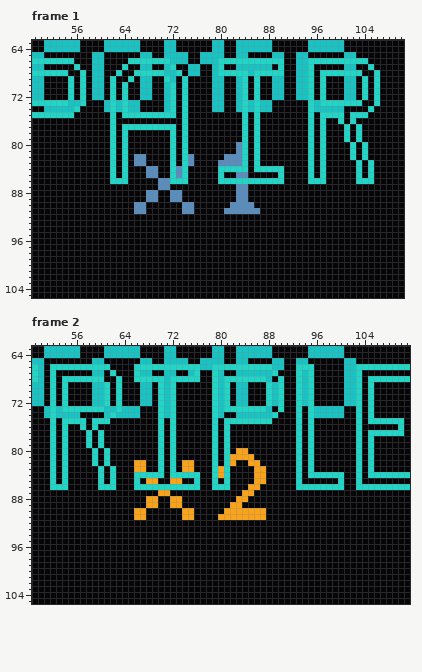
Edited in one commit: pixel-art file (aseprite/machine_neon_verison.aseprite). This is how it looked before the edit.
160x320 pixels, 19 frames. Colours within 5 levels of each other are drawn and written as one. Shown: frame 1: x 49..110, y 63..105; frame 2: x 49..111, y 63..105. The commit also changed other frames or places, which this record leaves out.
And afterwards:
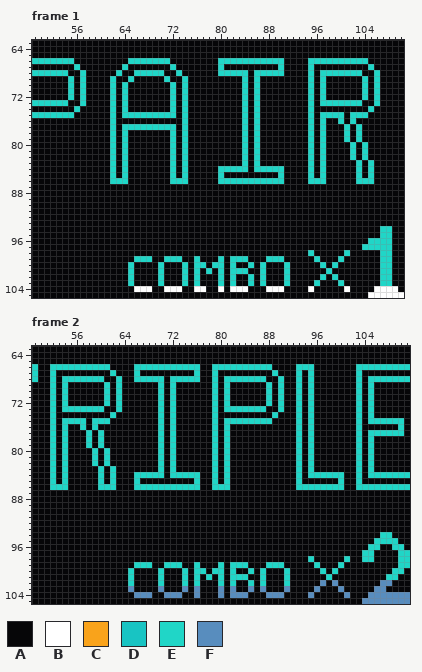
Palette (. is transparent): A #060608  B #ffffff  C #f9a31b  D #18c4c3  E #20d6c7  F #588dbe
From old to new:
Changed rows in their new state; - is an unchanged pixel.
Frame 1, layer "combo overlay":
first column x 49:
 63 --AAAAAA----AAAAAA----AA------AA--AAAAAA------AAAAAA--
 64 --AAAAAA----AAAAAA----AA------AA--AAAAAA------AAAAAA--
 65 AA--------AA------AA--AAAA--AAAA--AA----AA--AA------AA
 66 ----------AA-----------AAA--AAA-------------AA--------
 67 AA--------AA------AA--A---AA--A---AAAAAA----AA------AA
 68 ----------AA----------AA--AA--A-----A-------AA--------
 69 AA--------AA------AA---A------AA--A-----AA--AA------AA
 70 AA--------AA------AA--A-------AA--A-----AA--AA------AA
 71 AA--------AA------AA--A-------AA--A-----AA--AA------AA
 72 AA--------AA------AA--A-------AA--A-----AA--AA------AA
 73 ------AA----A-A-AA----A-------AA--A-A-AA-------A------
 74 --AAAAA-----A-A-AA----A-------AA--A-A-AA-------AAAAA--
first column x 65:
 80 ------------------A---------------------------
 81 ------------------A---------------------------
 82 -AA-------A-----AAA---------------------------
 83 -AA-------A----AAAA---------------------------
 84 ---AA---A-------------------------------------
 85 ---AA---A---------AA--------------------------
 86 -----AA---------------------------------------
 87 -----AA-----------AA--------------------------
 88 ---AA--AA---------AA--------------------------
 89 ---AA--AA---------AA--------------------------
 90 -AA------AA------AAAA-------------------------
 91 -AA------AA-----AAAAAA------------------------
 94 ------------------------------------------EE--
 95 ------------------------------------------EE--
 96 ----------------------------------------EEEE--
 97 ---------------------------------------EEEEE--
 98 ------------------------------E-----E-----EE--
 99 -EEE--EEE--E---E-EEE---EEE-----E---E------EE--
100 E----E---E-EE-EE-E--E-E---E-----E-E-------EE--
101 E----E---E-E-E-E-EEE--E---E------E--------EE--
102 E----E---E-E---E-E--E-E---E-----E-E-------EE--
103 E----E---E-E---E-E--E-E---E----E---E------EE--
104 -BBB--BBB--BB--B-BBB---BBB----B-----B----BBBB-
105 ----------------------------------------BBBBBB
Frame 2, layer "combo overlay":
first column x 49:
 63 --AAAAAA----AAAAAA----AA------AA--AAAAAA------AAAAAA--
 64 --AAAAAA----AAAAAA----AA------AA--AAAAAA------AAAAAA--
 65 AA--------AA------AA--AAAA--AAAA--AA----AA--AA------AA
 66 -A--------------------------AA----------AA----------AA
 67 -A--------AA------AA--AA--A----A--AAAAAA-----A------AA
 68 -A--------------------A--------A-------A-----A------AA
 69 AA--------AA------AA--A--------A--AA----A----A------AA
 70 AA--------AA------AA--A--------A--AA----A----A------AA
 71 AA--------AA------AA--A--------A--AA----A----A------AA
 72 AA--------AA------AA--A--------A--AA----A----A------AA
 73 --A-A-------AA-AAA----A--------A-------A-------AAAAA--
 74 --A-AAAA----A-AAAA----A--------A--AAAAAA-------AAAAA--
first column x 65:
 80 ------------------AA---------------------------
 81 -----------------AAAA--------------------------
 82 -AA------AA------A--AA-------------------------
 83 -AA------AA----A-----AA------------------------
 84 ---------------A-----AA------------------------
 85 ---AA--AA------------AA------------------------
 86 --------------------AA-------------------------
 87 -----AA------------AA--------------------------
 88 ---AA--AA---------AA---------------------------
 89 ---AA--AA--------AA----------------------------
 90 -AA------AA-----AAAAAAA------------------------
 91 -AA------AA----AAAAAAAA------------------------
 94 ------------------------------------------EE---
 95 -----------------------------------------EEEE--
 96 ----------------------------------------EE--EE-
 97 ---------------------------------------EE----EE
 98 ------------------------------E-----E--EE----EE
 99 -EEE--EEE--E---E-EEE---EEE-----E---E---------EE
100 E----E---E-EE-EE-E--E-E---E-----E-E---------EE-
101 E----E---E-E-E-E-EEE--E---E------E---------EE--
102 E----E---E-E---E-E--E-E---E-----F-F-------FF---
103 F----F---F-F---F-F--F-F---F----F---F-----FF----
104 -FFF--FFF--F---F-FFF---FFF----F-----F---FFFFFFF
105 ---------------------------------------FFFFFFFF
Where, in picture pixels (left, top, right, bottom), the same in both pictures:
changed: (32, 40, 356, 112)
changed: (218, 142, 260, 214)
changed: (134, 154, 194, 214)
changed: (128, 226, 404, 298)
changed: (32, 346, 356, 418)
changed: (218, 448, 266, 520)
changed: (134, 460, 194, 520)
changed: (128, 532, 410, 604)
